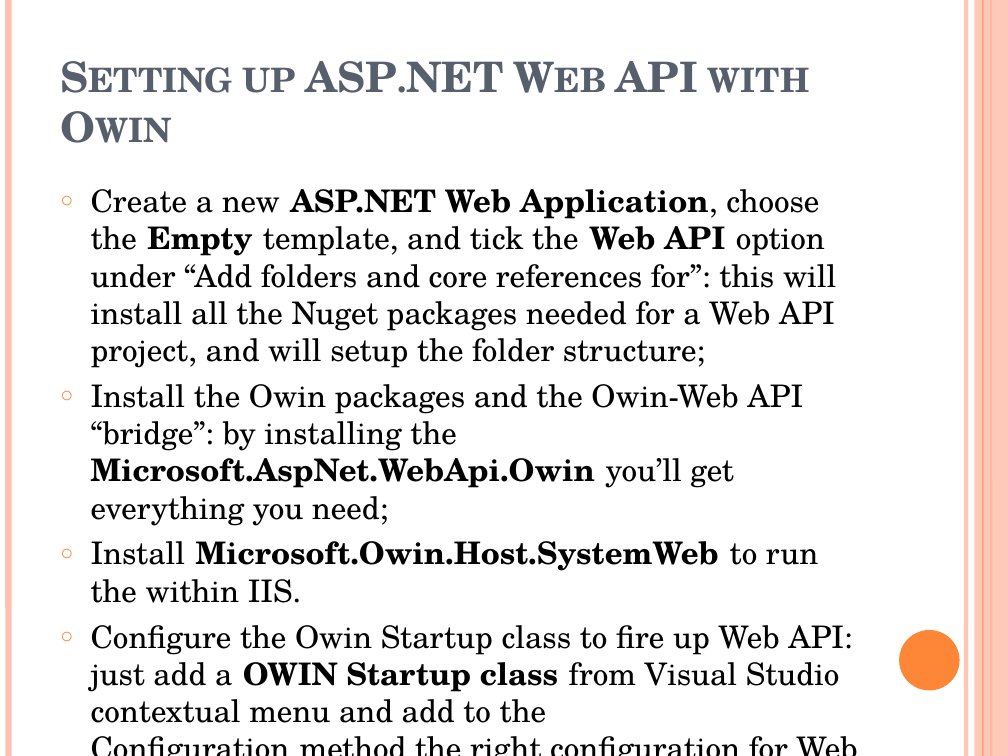
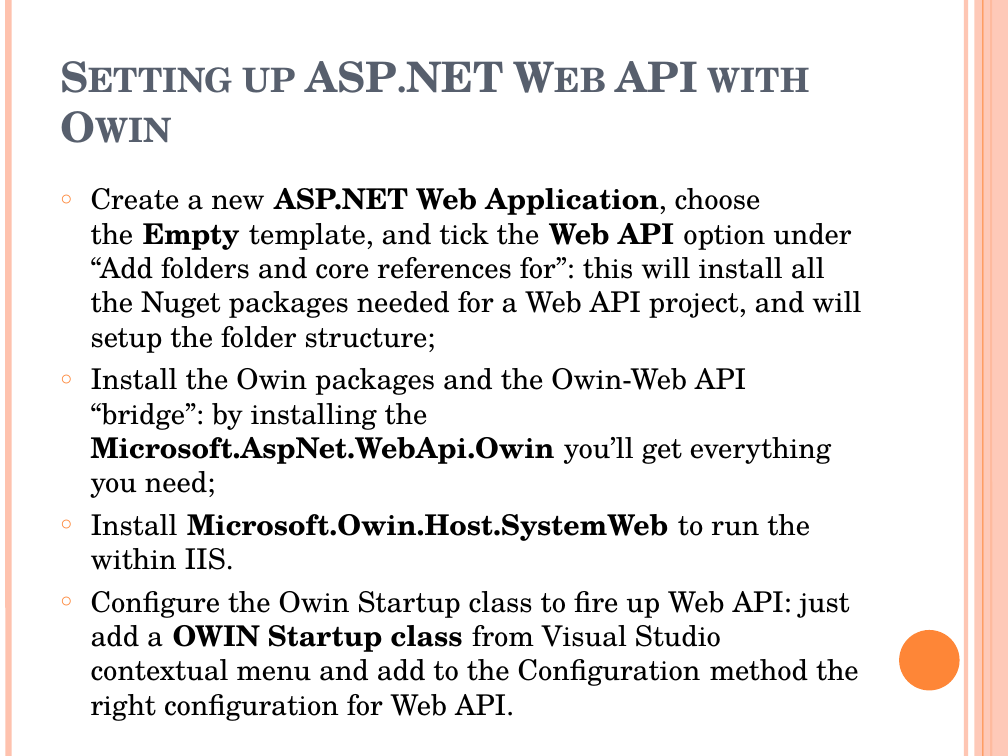
Before and after one commit to szahn/AngularWebApiOAuthDemo, a slide deck: slide 11 of AngularOAuthCodeCamp2015.pptx. Drawn at 1008x756 pixels with LibreOffice and Linux fonts; fonts in the diff are those of the drawing. Boxes give left, top, right and bottom in pixels: in the first picture for what was removed or moved away, otherwise in the second. Text is boxed around its words. In the diff, an @@ line names an element or a change of style, - is before the commit and + after.

```diff
--- a/AngularOAuthCodeCamp2015.pptx
+++ b/AngularOAuthCodeCamp2015.pptx
@@ text "Create a new ASP.NET Web ..." at (91, 188, 861, 721): size 22.2 to 20.4 pt @@
```
Also in this commit, not shown: 3 other slides changed, 1 slide added, 1 other file.
